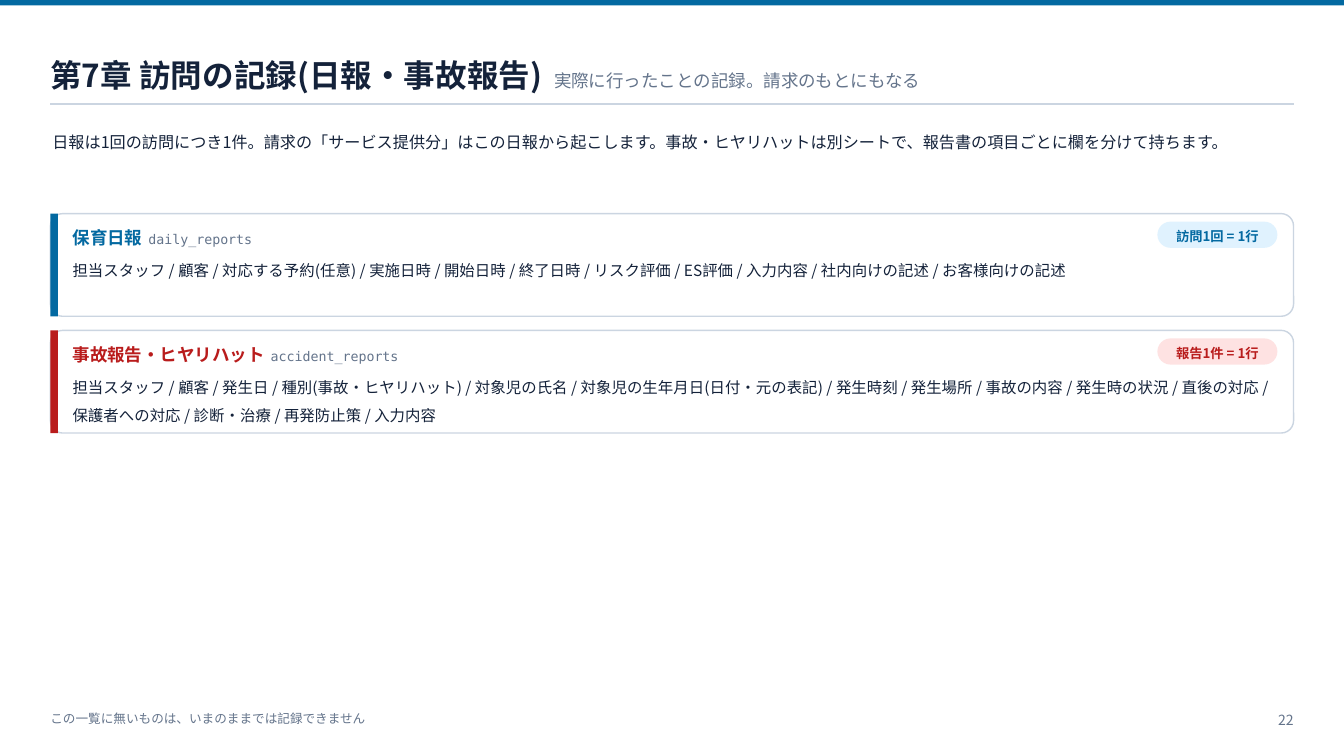
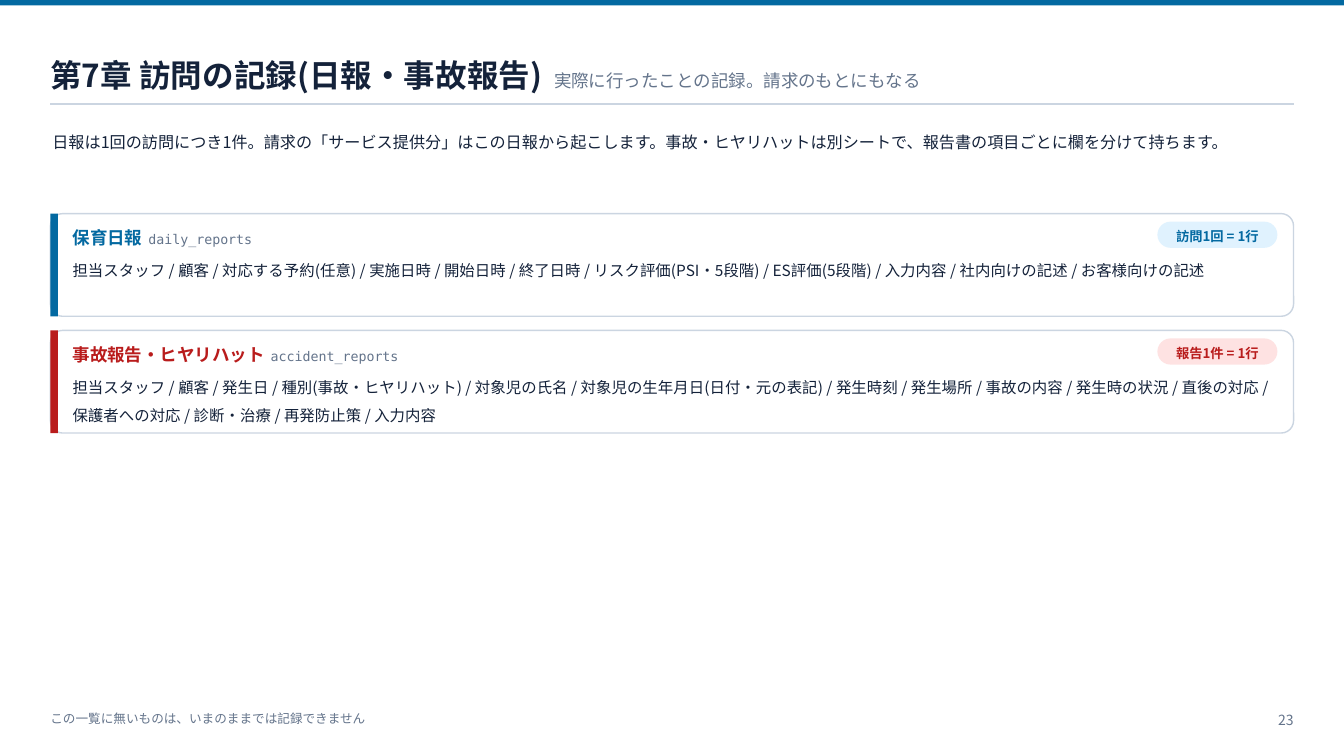
Before and after one commit to ohru131/katahimo-app, a slide deck: slide 23 of doc/slides/db-for-business.pptx (slide 22 before the commit). Drawn at 1344x756 pixels with LibreOffice and Linux fonts; fonts in the diff are those of the drawing. Boxes give left, top, right and bottom in pixels: in the first picture for what was removed or moved away, otherwise in the second. Text is boxed around its words. In the diff, an @@ line names an element or a change of style, - is before the commit and + after.

```diff
--- a/doc/slides/db-for-business.pptx
+++ b/doc/slides/db-for-business.pptx
@@ text at <box>73,263,1205,279</box>: text changed @@
-担当スタッフ / 顧客 / 対応する予約(任意) / 実施日時 / 開始日時 / 終了日時 / リスク評価 / ES評価 / 入力内容 / 社内向けの記述 / お客様向けの記述
+担当スタッフ / 顧客 / 対応する予約(任意) / 実施日時 / 開始日時 / 終了日時 / リスク評価(PSI・5段階) / ES評価(5段階) / 入力内容 / 社内向けの記述 / お客様向けの記述
@@ text at <box>1278,714,1294,725</box>: text changed @@
-22
+23
```
Also in this commit, not shown: 35 other slides changed, 1 slide added, 11 other files.
